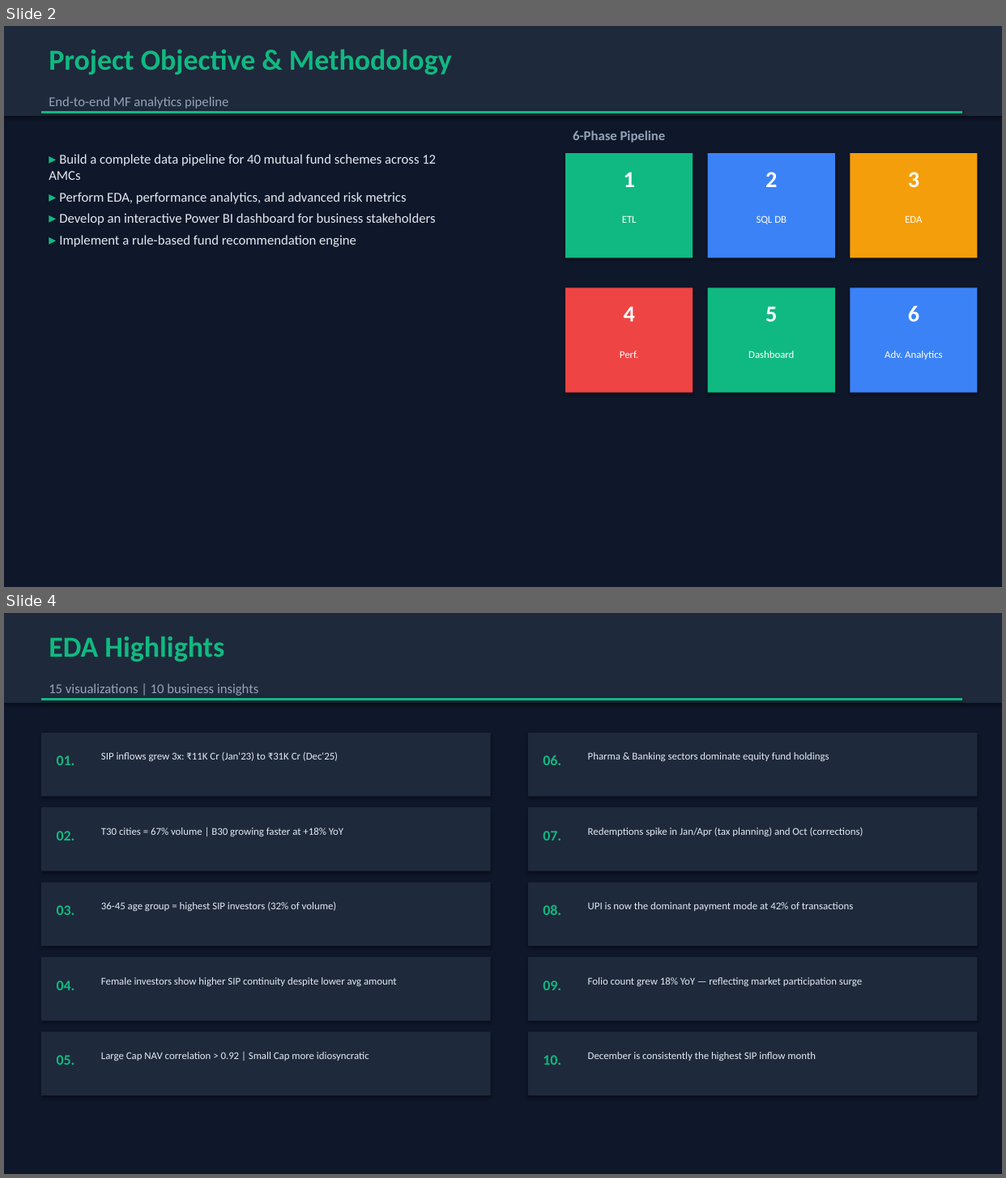
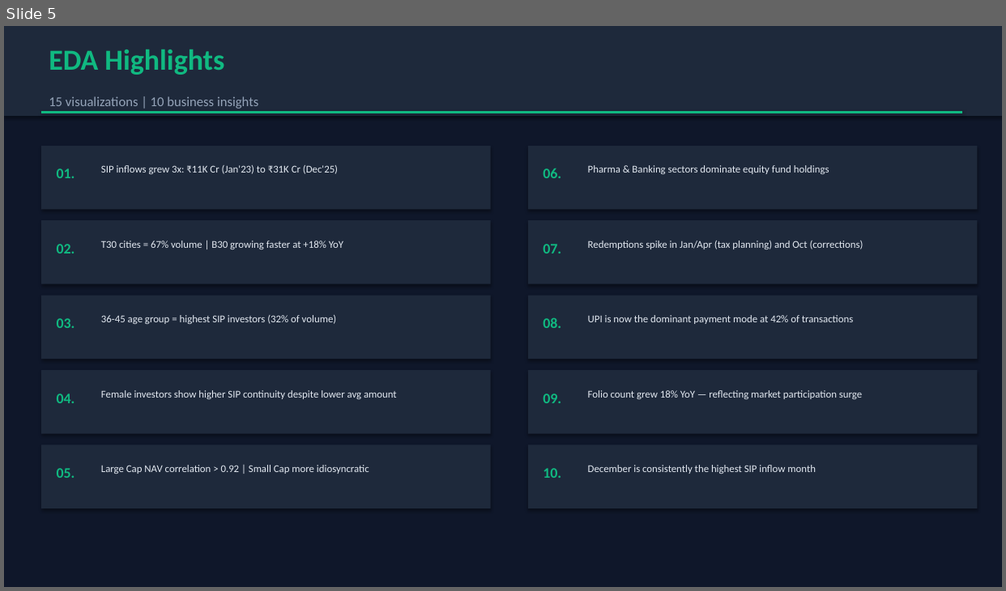
Before and after one commit to KunalGupta28/Capstone-Project-I---Mutual-Fund-Analytics, a slide deck: reports/Presentation.pptx. Shown one above the other, each under a label of ours: slides 2 and 4 before the commit, slide 5 after it; the slides between them are not shown. The pictures are 1006x1178 and 1006x591 pixels, drawn with LibreOffice and Linux fonts; fonts in the diff are those of the drawing. Boxes give left, top, right and bottom in pixels: in the first picture for what was removed or moved away, otherwise in the second. Text is boxed around its words. In the diff, an @@ line names an element or a change of style, - is before the commit and + after.

```diff
--- a/reports/Presentation.pptx
+++ b/reports/Presentation.pptx
@@ slide 2 removed at (4, 26, 1002, 587), background #0F172A @@
@@ rectangle removed at (4, 26, 1002, 116) @@
@@ text removed at (49, 49, 452, 75) @@
-Project Objective & Methodology
@@ text removed at (49, 96, 228, 109) @@
-End-to-end MF analytics pipeline
@@ line removed from (41, 112) to (962, 112) @@
@@ text removed at (573, 130, 666, 143) @@
-6-Phase Pipeline
@@ text removed at (49, 154, 436, 247) @@
-▸ Build a complete data pipeline for 40 mutual fund schemes across 12 AMCs
-▸ Perform EDA, performance analytics, and advanced risk metrics
-▸ Develop an interactive Power BI dashboard for business stakeholders
-▸ Implement a rule-based fund recommendation engine
@@ rectangle removed at (565, 153, 692, 258) @@
@@ rectangle removed at (708, 153, 835, 258) @@
@@ rectangle removed at (850, 153, 978, 258) @@
@@ text removed at (624, 172, 635, 187) @@
-1
@@ text removed at (765, 172, 777, 187) @@
-2
@@ text removed at (908, 172, 919, 187) @@
-3
@@ text removed at (622, 216, 637, 223) @@
-ETL
@@ text removed at (756, 216, 786, 224) @@
-SQL DB
@@ text removed at (905, 216, 922, 223) @@
-EDA
@@ rectangle removed at (565, 288, 692, 393) @@
@@ rectangle removed at (708, 288, 835, 393) @@
@@ rectangle removed at (850, 288, 978, 393) @@
@@ text removed at (624, 306, 635, 322) @@
-4
@@ text removed at (765, 306, 777, 322) @@
-5
@@ text removed at (908, 305, 919, 322) @@
-6
@@ text removed at (620, 351, 638, 358) @@
-Perf.
@@ text removed at (748, 351, 794, 358) @@
-Dashboard
@@ text removed at (884, 351, 943, 360) @@
-Adv. Analytics
@@ what was slide 4 is now slide 5 @@
```
Also in this commit, not shown: 5 slides changed, 4 slides added, 22 other files.
